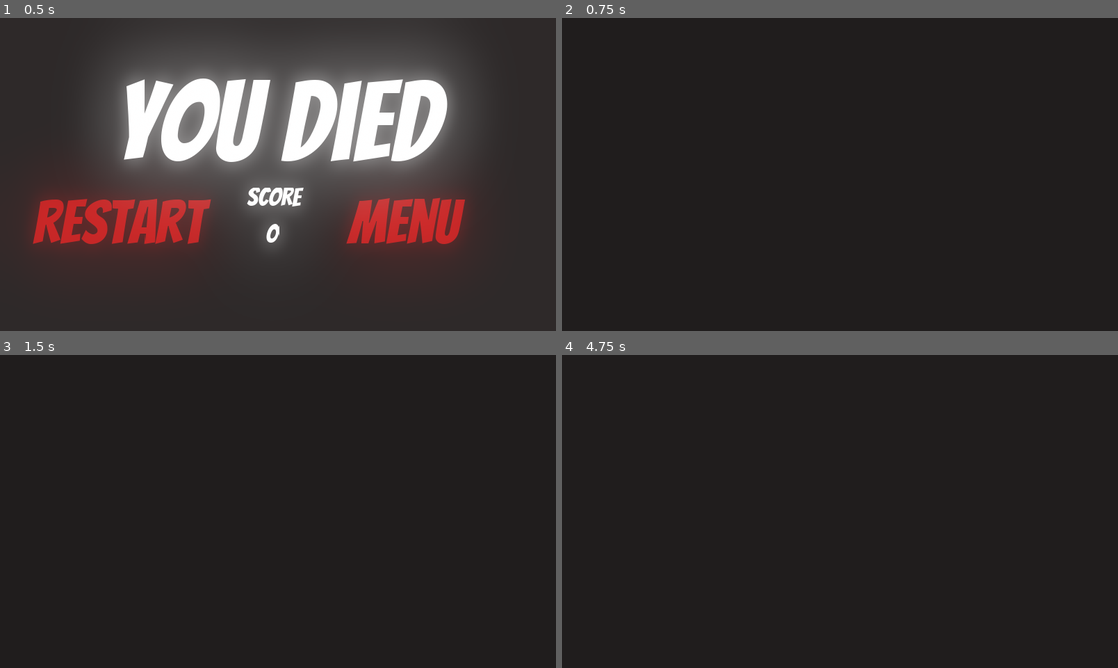
Above: before the commit, frames 1-4 (two rows, left to right).
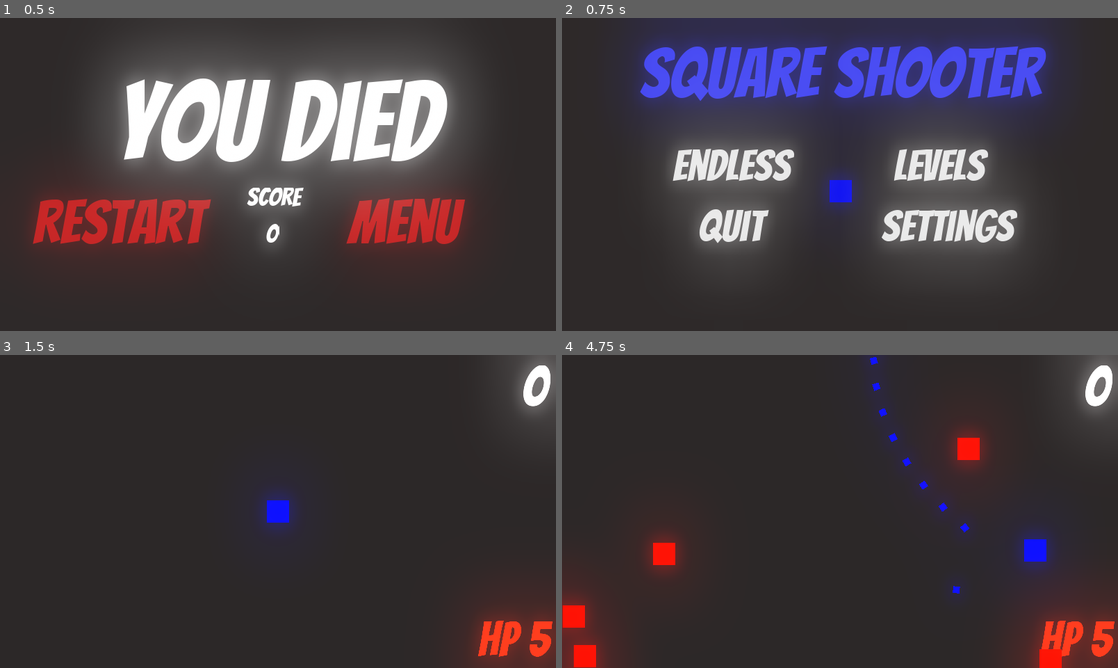
Above: after the commit, the same moments.

Repository: Daniel5772/Programmieren_Note
Game: Godot game, scene res://Screne/Death_screne.tscn
Two runs of this game, one before a commit and one after it. Both use one fixed random seed, a clock stepped at 60 frames per second and the inputs below. This scene is started directly instead of the project's main scene.
Inputs (mouse positions are in pixels of both pictures, inside the frame that each line leads up to):
- Up to frame 1 (0.5 s): no input
- Up to frame 2 (0.75 s): click "Menu" at 0.5 s
- Up to frame 3 (1.5 s): click (166, 502) at 1.25 s, where only the run after the commit has a clickable "endless"
- Up to frame 4 (4.75 s): tap Enter at 2 s; move the mouse to (962, 495) at 2.02 s; press the mouse at (962, 495) at 2.03 s; hold D (move_right) 2.03-2.78 s; move the mouse to (728, 527) at 2.77 s; release the mouse at (728, 527) at 2.78 s; hold S (move_down) 2.78-3.53 s; click (728, 527) at 2.85 s; move the mouse to (895, 442) at 3.52 s; press the mouse at (895, 442) at 3.53 s; hold D (move_right) 3.53-4.28 s; move the mouse to (812, 574) at 4.27 s; release the mouse at (812, 574) at 4.28 s; hold W (move_up) from 4.28 s (still down); click (812, 574) at 4.35 s

Frame 1 is identical in both runs. In frame 2, 57% of the frame differs, in the area x 9-92%, y 0-86%; in frame 3, 8.7%; in frame 4, 19%.

Commit message:
small fixes

Diff:
--- a/Screne/Death_screne.gd
+++ b/Screne/Death_screne.gd
@@ -8,4 +8,4 @@
 
 
 func _on_Button2_pressed():
-	queue_free()
+	get_tree().change_scene("res://Screne/Menu.tscn")
--- a/Screne/Menu.tscn
+++ b/Screne/Menu.tscn
@@ -1,7 +1,8 @@
-[gd_scene load_steps=6 format=2]
+[gd_scene load_steps=7 format=2]
 
 [ext_resource path="res://GFX/Font.ttf" type="DynamicFontData" id=1]
 [ext_resource path="res://Screne/Menu.gd" type="Script" id=2]
+[ext_resource path="res://GFX/White-Square.jpg" type="Texture" id=3]
 
 [sub_resource type="DynamicFont" id=1]
 size = 80
@@ -88,6 +89,12 @@
 "_edit_use_anchors_": false
 }
 
+[node name="Sprite" type="Sprite" parent="Control"]
+modulate = Color( 0.0235294, 0.0392157, 0.921569, 1 )
+position = Vector2( 320.491, 199.109 )
+scale = Vector2( 0.1, 0.1 )
+texture = ExtResource( 3 )
+
 [node name="WorldEnvironment" type="WorldEnvironment" parent="."]
 environment = SubResource( 3 )
 [connection signal="pressed" from="Control/Endless_button" to="." method="_on_Endless_button_pressed"]
